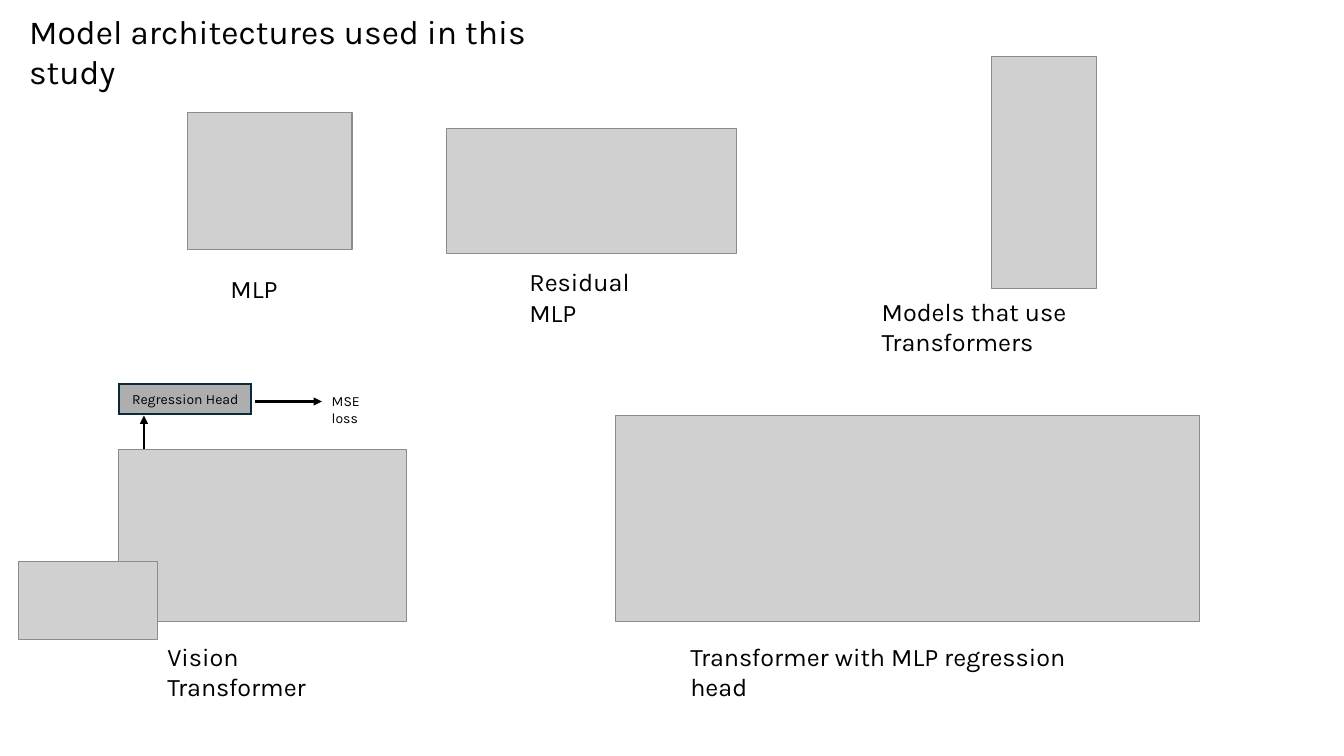
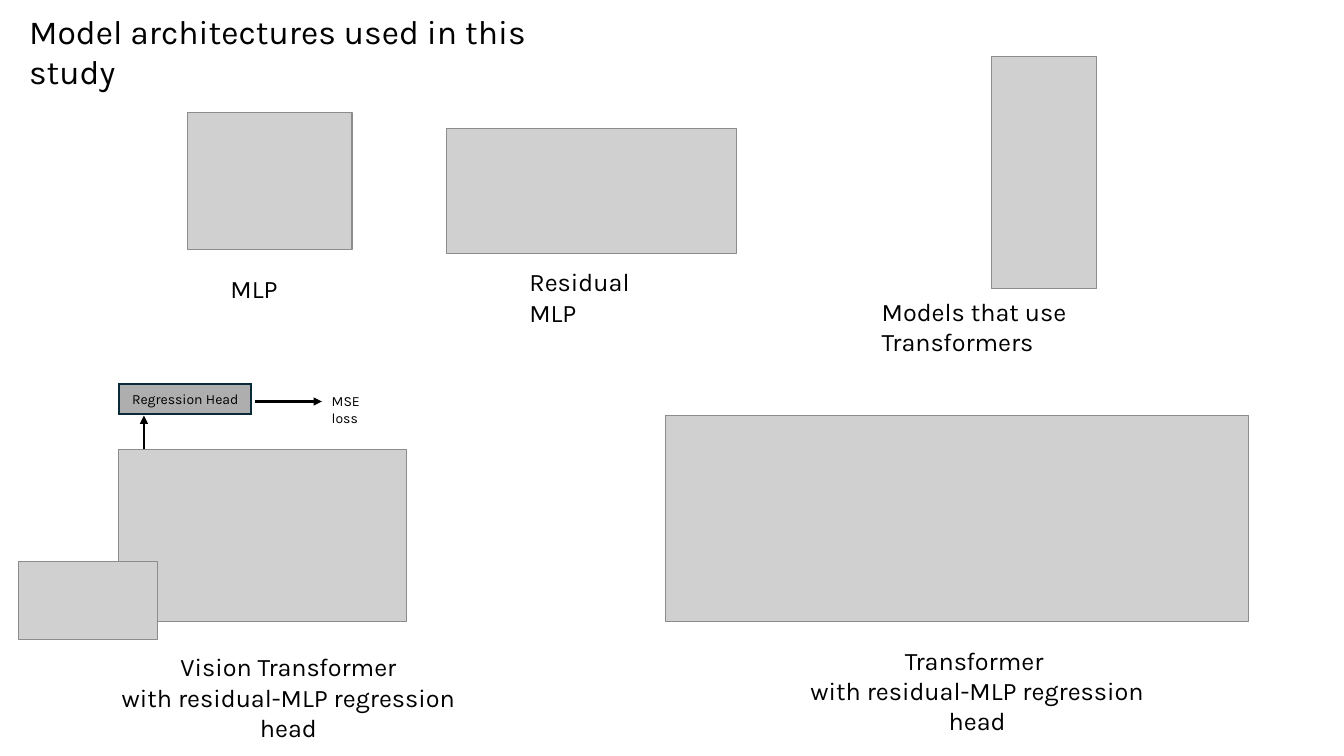
Before and after one commit to planaria158/BERT-antibody-antigen-binding-energy, a slide deck: slide 7 of Homework-aAlphaBio.pptx. Drawn at 1344x756 pixels with LibreOffice and Linux fonts; fonts in the diff are those of the drawing; grey boxes stand for pictures. Boxes give left, top, right and bottom in pixels: in the first picture for what was removed or moved away, otherwise in the second. Text is boxed around its words. In the diff, an @@ line names an element or a change of style, - is before the commit and + after.

```diff
--- a/Homework-aAlphaBio.pptx
+++ b/Homework-aAlphaBio.pptx
@@ picture: place and size @@
-picture at box(616, 415, 1200, 621)
+picture at box(665, 415, 1249, 621)
@@ text "Vision Transformer": place and size @@
-text "Vision Transformer" at box(167, 648, 306, 697)
+text "Vision Transformer" at box(122, 658, 455, 738)
@@ text at box(180, 658, 397, 677): alignment left to centre @@
@@ text at box(810, 652, 1143, 731): text changed @@
-Transformer with MLP regression head
+Transformer
+with residual-MLP regression head
@@ text at box(122, 689, 455, 738): paragraph added @@
+with residual-MLP regression head
```
Also in this commit, not shown: 6 other slides changed, 2 slides added, 1 slide removed.
